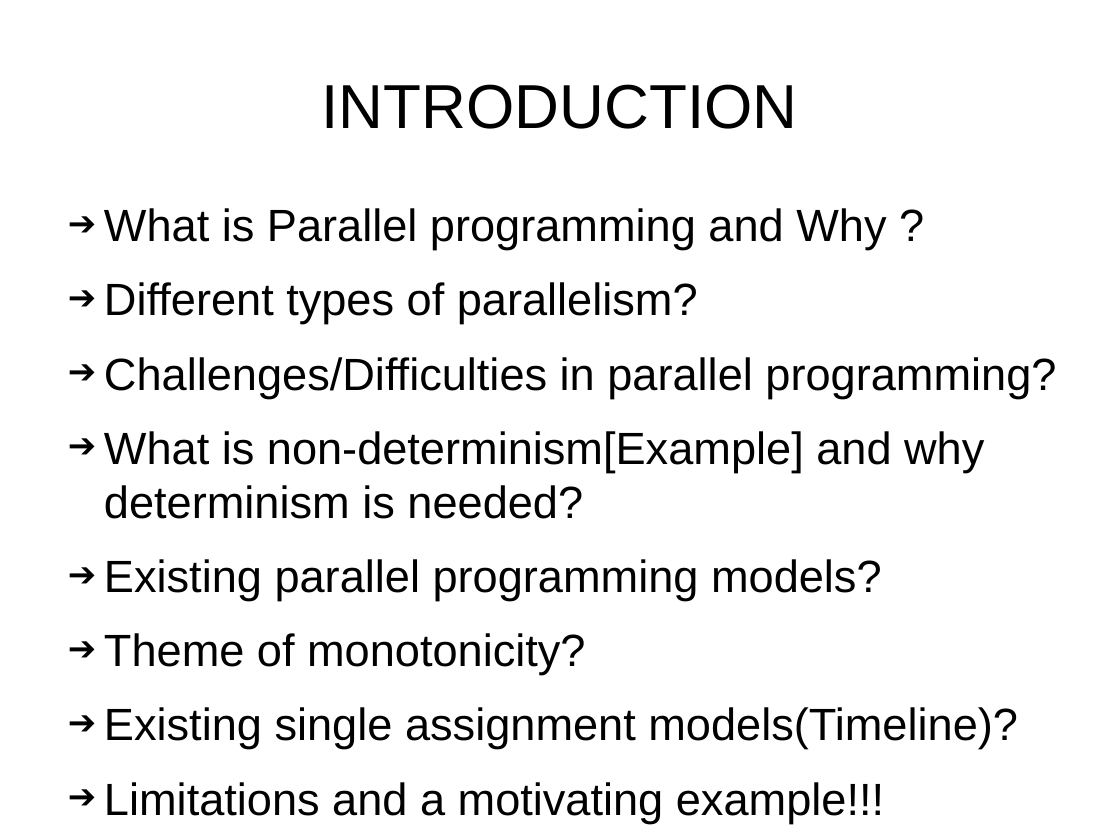
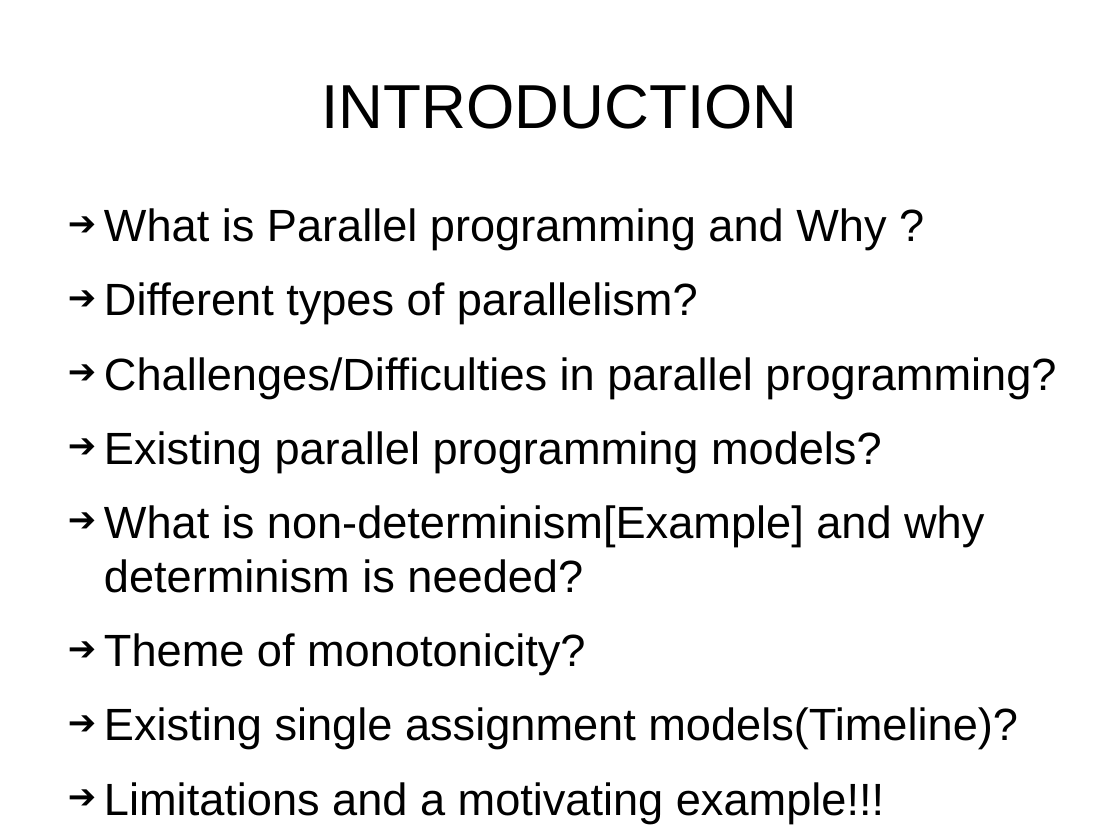
Before and after one commit to sentinel88/Personal, a slide deck: slide 3 of Talk.odp. Drawn at 1120x840 pixels with LibreOffice and Linux fonts; fonts in the diff are those of the drawing. Boxes give left, top, right and bottom in pixels: in the first picture for what was removed or moved away, otherwise in the second. Text is boxed around its words. In the diff, an @@ line names an element or a change of style, - is before the commit and + after.

```diff
--- a/Talk.odp
+++ b/Talk.odp
@@ text at [104, 431, 882, 472]: paragraph added @@
+➔ Existing parallel programming models?
@@ text at [104, 559, 882, 601]: paragraph removed @@
-➔ Existing parallel programming models?
```
Also in this commit, not shown: 2 other slides changed, 3 slides added, 1 other file.
